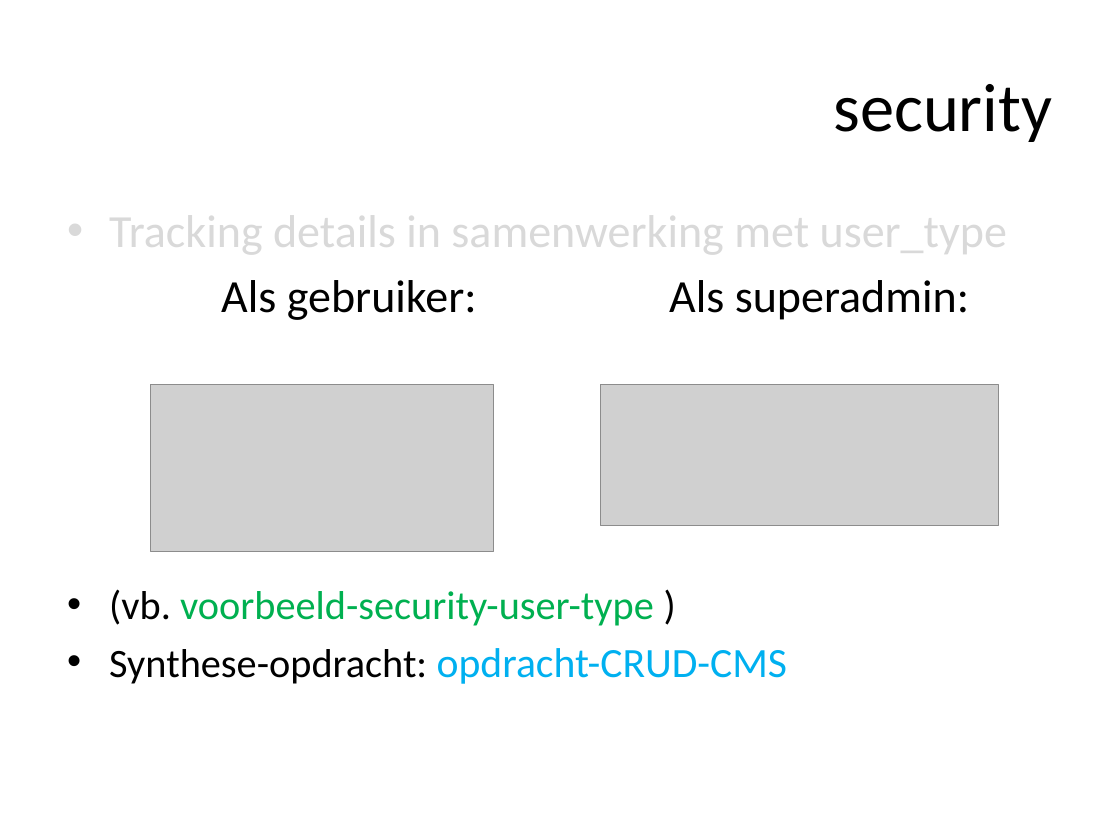
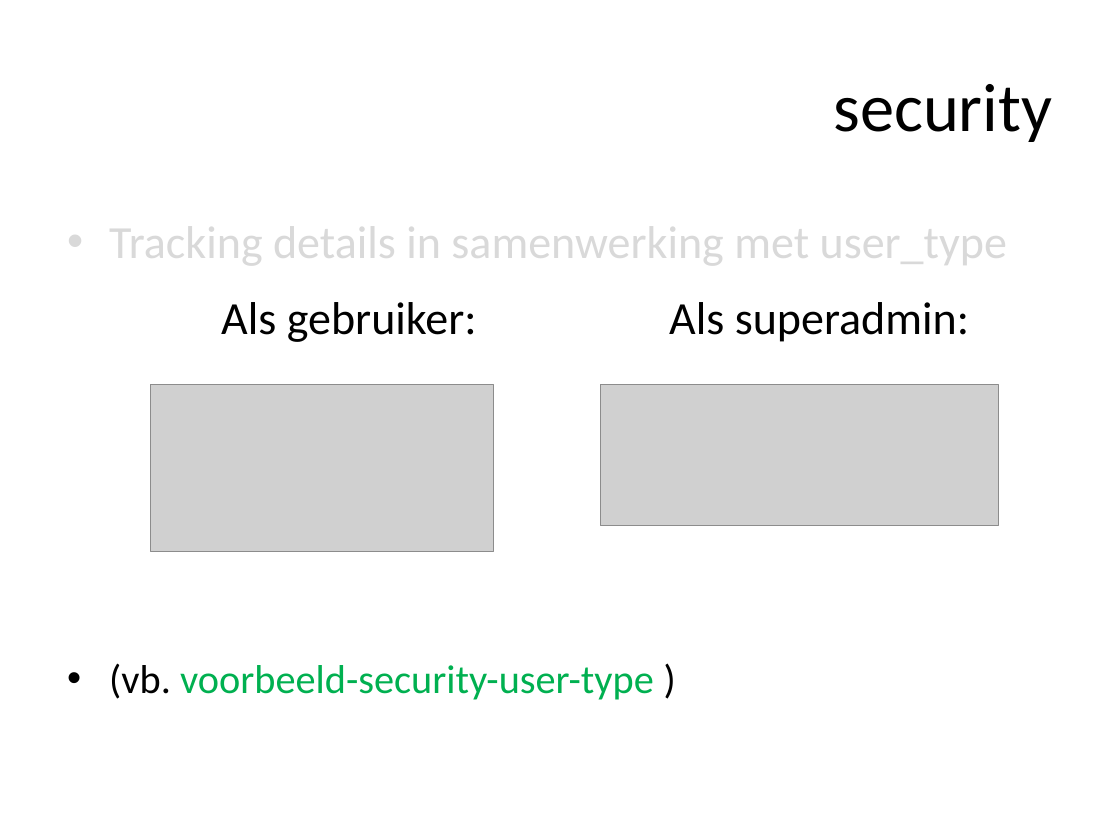
Before and after one commit to ajkea/web-backend-1, a slide deck: slide 170 of public/cursus/web-backend-cursus.pptx. Drawn at 1120x840 pixels with LibreOffice and Linux fonts; fonts in the diff are those of the drawing; grey boxes stand for pictures. Boxes give left, top, right and bottom in pixels: in the first picture for what was removed or moved away, otherwise in the second. Text is boxed around its words. In the diff, an @@ line names an element or a change of style, - is before the commit and + after.

Commit message:
add opdracht file upload

```diff
--- a/public/cursus/web-backend-cursus.pptx
+++ b/public/cursus/web-backend-cursus.pptx
@@ text "Tracking details in samenwerking met ..." at (109,215,1007,700): line spacing 1 to 1.2 @@
@@ text at (109,648,787,684): paragraph removed @@
-  • Synthese-opdracht: opdracht-CRUD-CMS
```
Also in this commit, not shown: 1 other slide changed, 32 other files.
